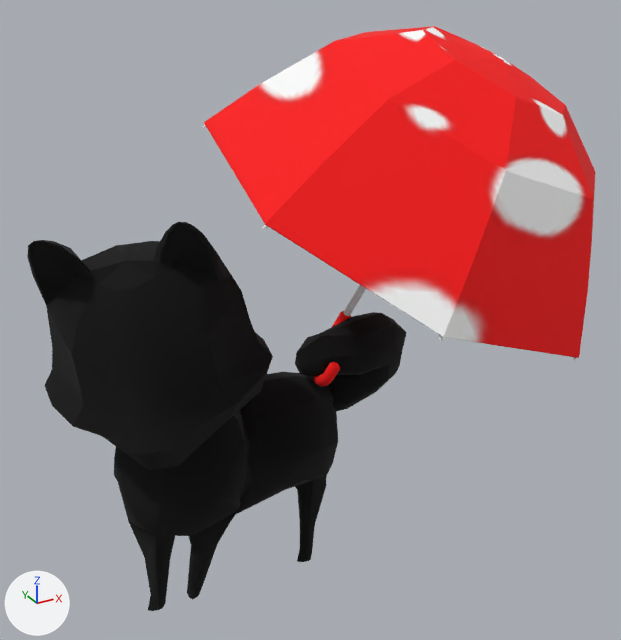
The OBJ model ChiBaApp/app/src/main/assets/models/umbrella/umbrella_Frame26.obj as it was, and as the next commit left it.
Before and after are seen from a 50 mm lens placed at (-5.69, -12.92, 11.7), pointed at (1.03, -0.71, 5.6). Arrows for +X, +Y and +Z are at lower left; the lights stay in place. Where no turn or scale is listed for an object, it has been applied to the vertices.

In view in the first picture: 'umbrella_Frame26'.
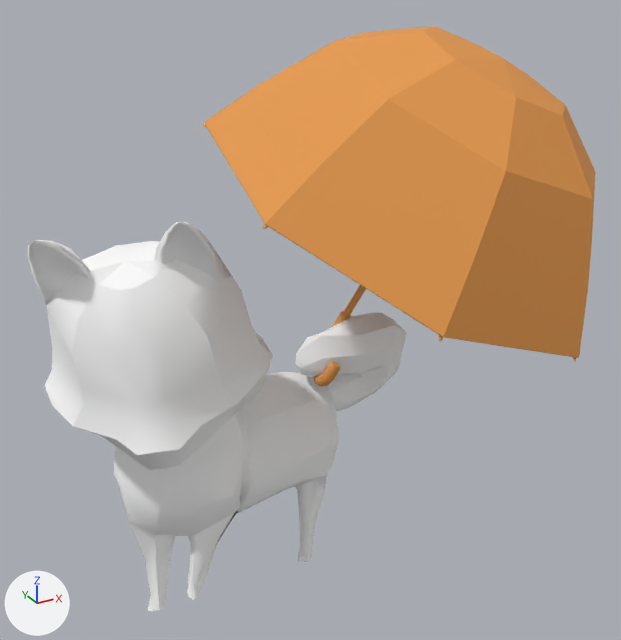
Edits to the bpy script that builds the scene:
```text
Add img_chiba_jpg:
    img_chiba_jpg = load_image('chiba.jpg', 'chiba.jpg', 2048, 2048, 'sRGB')
Change mat_newrigging_lambert2sg:
    mat_newrigging_lambert2sg.base_color: (0.0, 0.0, 0.0) -> (1.0, 1.0, 1.0)  # black #000000 -> white #ffffff
Change mat_regenschirm_phong3sg:
    mat_regenschirm_phong3sg.texture: img_chibaalltextures_jpg -> img_chiba_jpg
```

Location of each change, [x1, y1, x2, y2] in pixels of the pictures (621 x 640 px):
'umbrella_Frame26', recoloured, surface changed: [27, 26, 595, 611] in both
